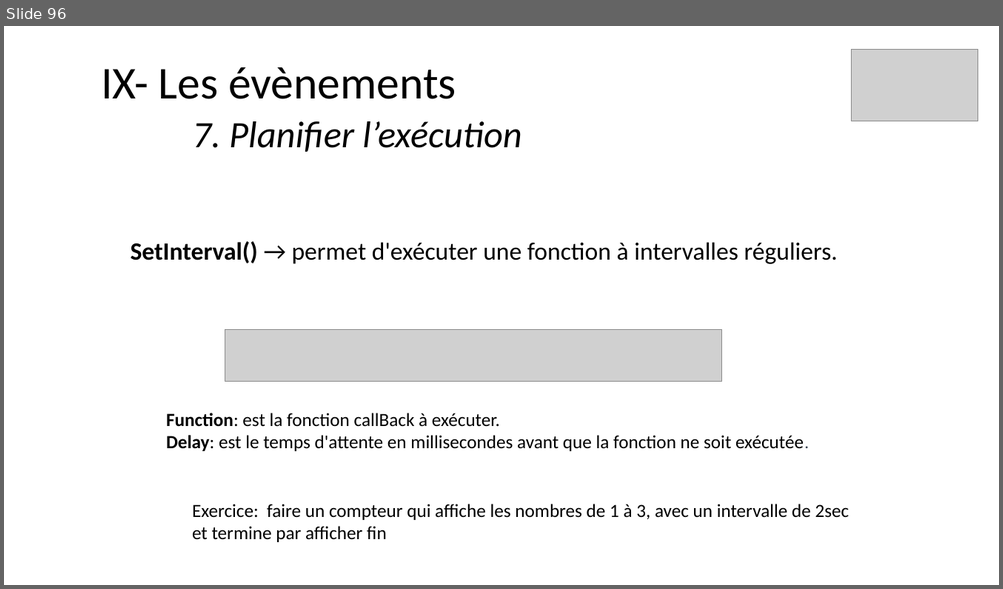
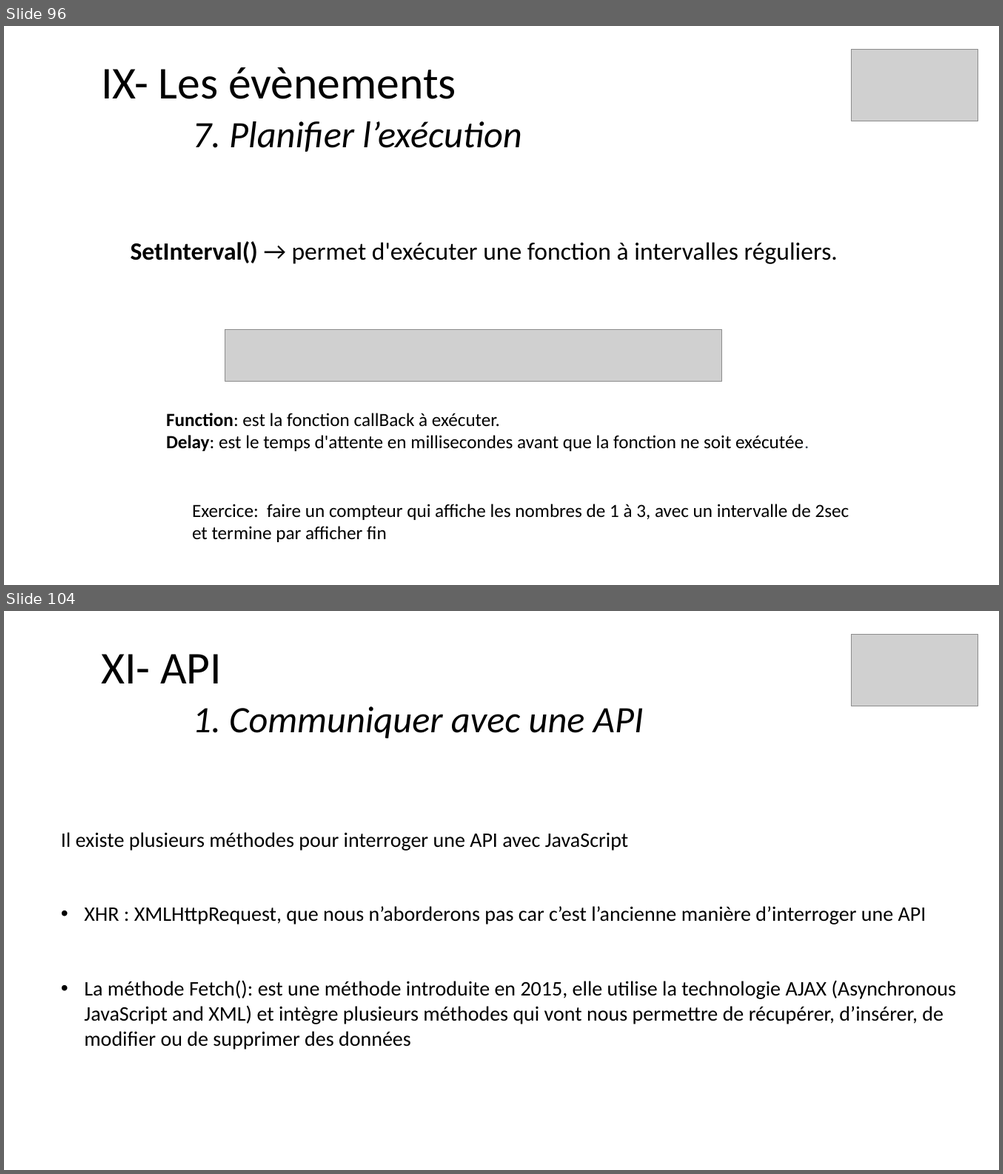
Before and after one commit to ArMb57/JavaScript, a slide deck: cours.pptx. Shown one above the other, each under a label of ours: slide 96 before the commit, slides 96 and 104 after it; the slides between them are not shown. The pictures are 1003x589 and 1003x1174 pixels, drawn with LibreOffice and Linux fonts; fonts in the diff are those of the drawing; grey boxes stand for pictures. Boxes give left, top, right and bottom in pixels: in the first picture for what was removed or moved away, otherwise in the second. Text is boxed around its words. In the diff, an @@ line names an element or a change of style, - is before the commit and + after.

```diff
--- a/cours.pptx
+++ b/cours.pptx
@@ slide 104 added at bbox=[4, 611, 999, 1170], background #FFFFFF @@
@@ title added at bbox=[101, 654, 643, 738], 36 pt, text #000000, italic @@
+XI- API
+1. Communiquer avec une API
@@ picture added at bbox=[851, 634, 978, 706] @@
@@ text added at bbox=[61, 832, 956, 1050], 20 pt, text #000000 @@
+Il existe plusieurs méthodes pour interroger une API avec JavaScript
+• XHR : XMLHttpRequest, que nous n’aborderons pas car c’est l’ancienne manière d’interroger une API
+• La méthode Fetch(): est une méthode introduite en 2015, elle utilise la technologie AJAX (Asynchronous JavaScript and XML) et intègre plusieurs méthodes qui vont nous permettre de récupérer, d’insérer, de modifier ou de supprimer des données
```
Also in this commit, not shown: 17 other slides added, 13 other files.
